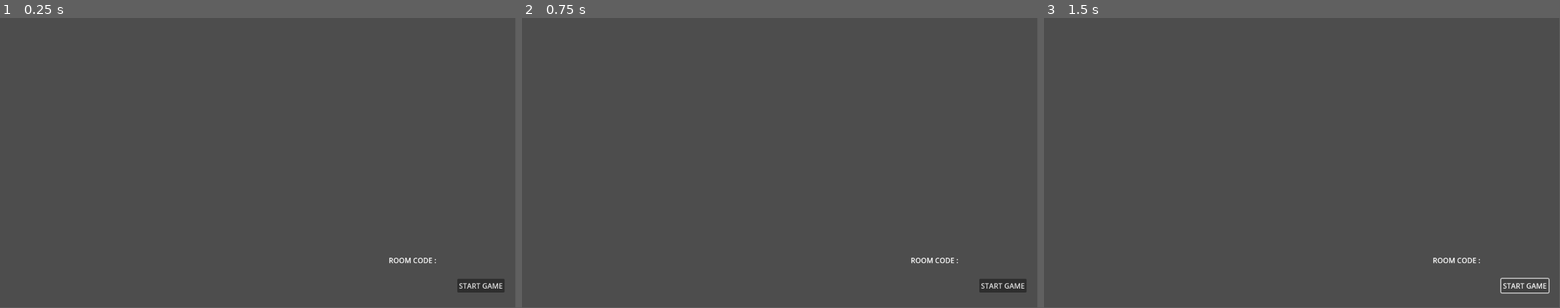
Above: before the commit, frames 1-3 (left to right).
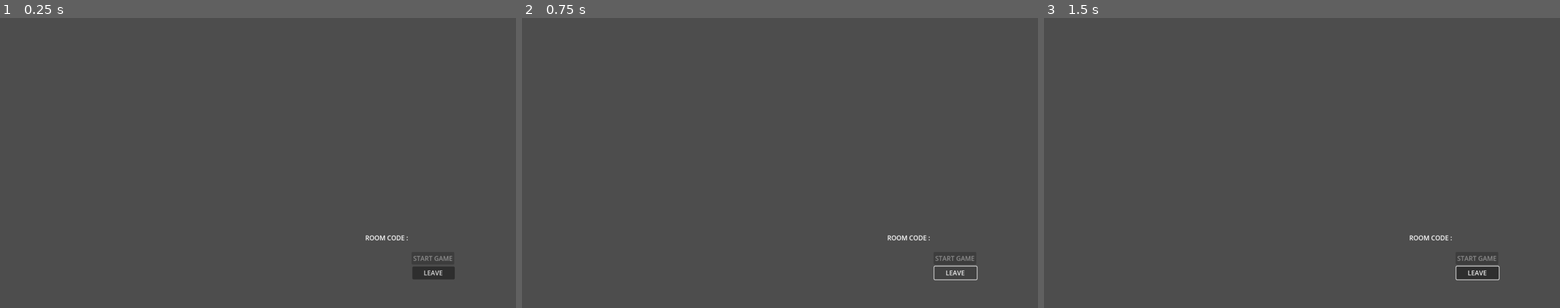
Above: after the commit, the same moments.

Repository: Maezaz1212/NatPunchthrough
Game: Godot game, scene res://SCENES/LOBBY/Multiplayer_Lobby.tscn
Same seed, same stepped clock (60 frames per second), same inputs: the game is played once before the commit and once after it. This scene is started directly instead of the project's main scene.
Inputs (mouse positions are in pixels of both pictures, inside the frame that each line leads up to):
- Up to frame 1 (0.25 s): no input
- Up to frame 2 (0.75 s): click (955, 273) at 0.5 s, where only the run after the commit has a clickable "LEAVE"
- Up to frame 3 (1.5 s): click (1523, 284) at 1.25 s, where only the run before the commit has a clickable "START GAME"
In our replay, the window is 799x449 before the commit and 800x450 after it. These sizes can differ from the game's own. Grey fills any space a smaller window leaves; there, only what the larger window draws over its background counts as a difference.

The runs differ from the first frame. In frame 1, 0.9% of the frame differs, in the area x 70-98%, y 74-95%; in frame 2, 0.7%; in frame 3, 0.8%.

Commit message:
Lobby functionality implemented

Diff:
--- a/SCENES/LOBBY/Multiplayer_Lobby.gd
+++ b/SCENES/LOBBY/Multiplayer_Lobby.gd
@@ -1,25 +1,40 @@
 extends Node2D
-
+@export var StartGameButton:Button
 
 # Called when the node enters the scene tree for the first time.
 func _ready():
 	GameManager.spawn_puppet_masters()
 	GameManager.SPAWN_PUPPET_SIGNAL.connect(spawn_player_customiser)
-	Relayconnect.game_started_rpc.rpc_id(0,false)
+	if Relayconnect.IS_HOST:
+		Relayconnect.game_started_rpc.rpc_id(0,false)
+		for puppet_master in get_tree().get_nodes_in_group("in_game"):
+			spawn_player_customiser(puppet_master)
 
-func spawn_player_customiser(puppet_master,remote_sender_id):
+
+func spawn_player_customiser(puppet_master):
 	var x_pos = get_tree().get_nodes_in_group("lobby_players").size() % 7 * 250
 	var y_pos = floor(get_tree().get_nodes_in_group("lobby_players").size() / 7) * 300
 
 	var player = GameManager.spawn_object("res://SCENES/LOBBY/lobby_player_customization.tscn",Vector2(x_pos,y_pos),0,puppet_master.name)
-	var network_node = player.get_node("NetworkVarSync")
-	network_node.owner_id = multiplayer.get_remote_sender_id()
+
 
 # Called every frame. 'delta' is the elapsed time since the previous frame.
 func _process(delta):
-	pass
+	if !Relayconnect.IS_HOST:
+		set_process(false)
+
+	if get_tree().get_nodes_in_group("lobby_players").size() >= 1:
+		StartGameButton.disabled = false
+	else:
+		StartGameButton.disabled = true
 
 
-func _on_button_button_down():
+
+func _on_start_game_button_down():
 	Relayconnect.game_started_rpc.rpc_id(0,true)
 	Relayconnect.call_rpc_room(GameManager.change_scene_rpc,["res://SCENES/RaceGame/GAME.tscn",false])
+
+
+
+func _on_leave_button_down():
+	Relayconnect.leave_command.rpc_id(0)
--- a/SCENES/LOBBY/Multiplayer_Lobby.tscn
+++ b/SCENES/LOBBY/Multiplayer_Lobby.tscn
@@ -3,10 +3,11 @@
 [ext_resource type="Script" path="res://SCENES/LOBBY/Multiplayer_Lobby.gd" id="1_qmw6p"]
 [ext_resource type="PackedScene" uid="uid://cndhnvf80jorl" path="res://SCENES/NETWORKING/room_code_display.tscn" id="2_tikey"]
 
-[node name="MultiplayerLobby" type="Node2D"]
+[node name="MultiplayerLobby" type="Node2D" node_paths=PackedStringArray("StartGameButton")]
 script = ExtResource("1_qmw6p")
+StartGameButton = NodePath("StartGame")
 
-[node name="Button" type="Button" parent="."]
+[node name="StartGame" type="Button" parent="."]
 anchors_preset = 2
 anchor_top = 1.0
 anchor_bottom = 1.0
@@ -18,9 +19,22 @@
 text = "START GAME"
 
 [node name="RoomCodeDisplay" parent="." instance=ExtResource("2_tikey")]
-offset_left = 869.0
-offset_top = 531.0
-offset_right = 1086.0
-offset_bottom = 571.0
+offset_left = 907.0
+offset_top = 537.0
+offset_right = 1124.0
+offset_bottom = 577.0
 
-[connection signal="button_down" from="Button" to="." method="_on_button_button_down"]
+[node name="Camera2D" type="Camera2D" parent="."]
+position = Vector2(641, 363)
+zoom = Vector2(1.5, 1.5)
+
+[node name="Leave" type="Button" parent="."]
+offset_left = 1024.0
+offset_top = 620.0
+offset_right = 1129.0
+offset_bottom = 652.0
+text = "LEAVE
+"
+
+[connection signal="button_down" from="StartGame" to="." method="_on_start_game_button_down"]
+[connection signal="button_down" from="Leave" to="." method="_on_leave_button_down"]
--- a/SCENES/LOBBY/lobby_name.gd
+++ b/SCENES/LOBBY/lobby_name.gd
@@ -2,6 +2,8 @@
 
 @export var lineEdit : LineEdit
 @export var alphabet_grid : FlowContainer
+@export var colour_grid : FlowContainer
+@export var disconnect_button : Button
 @export var TYPE_HERE_LABEL : RichTextLabel
 @export var controller := false
 var controller_id := 0
@@ -16,11 +18,19 @@
 	puppet_master = get_parent()
 	controller_id = puppet_master.device_id
 	controller = puppet_master.controller
+	lineEdit.text = puppet_master.player_name
+	$NetworkVarSync.owner_id = puppet_master.network_node.owner_id
 	puppet_master.add_to_group("in_game")
 
 	if !controller:
 		for child in alphabet_grid.get_children():
 			child.queue_free()
+		for child in colour_grid.get_children():
+			child.disabled = false
+			child.button_mask = MOUSE_BUTTON_MASK_LEFT
+
+		disconnect_button.disabled = false
+		disconnect_button.button_mask = MOUSE_BUTTON_MASK_LEFT
 		TYPE_HERE_LABEL.text = "TYPE HERE ^ ^ ^"
 
 	if !puppet_master.network_node.is_local_player:
@@ -55,10 +65,14 @@
 
 func buttonPressed():
 	match selected_button.text:
+		"A","B","C","D","E","F","G","H","I","J","K","L","M","N","O","P","Q","R",\
+		"S","T","U","V","W","X","Y","Z":
+			lineEdit.text += selected_button.text
 		"BACK":
 			lineEdit.text = lineEdit.text.left(lineEdit.text.length() - 1)
 		_:
-			lineEdit.text += selected_button.text
+
+			selected_button.button_down.emit()
 
 func onSelectedButtonChanged(new_button):
 	if controller:
@@ -72,3 +86,9 @@
 func _on_line_edit_text_changed(new_text):
 	print("NewText")
 	puppet_master.player_name = new_text
+
+
+func _on_disconnect_button_button_down():
+	puppet_master.remove_from_group("in_game")
+	queue_free()
+	pass # Replace with function body.
--- a/SCENES/LOBBY/lobby_player_customization.tscn
+++ b/SCENES/LOBBY/lobby_player_customization.tscn
@@ -3,7 +3,7 @@
 [ext_resource type="Script" path="res://SCENES/LOBBY/lobby_name.gd" id="1_f0jbx"]
 [ext_resource type="PackedScene" uid="uid://igx155esedds" path="res://SCENES/NETWORKING/network_var_sync.tscn" id="2_2ogvi"]
 
-[node name="Control" type="Control" node_paths=PackedStringArray("lineEdit", "alphabet_grid", "TYPE_HERE_LABEL", "prior_button", "selected_button")]
+[node name="Control" type="Control" node_paths=PackedStringArray("lineEdit", "alphabet_grid", "colour_grid", "disconnect_button", "TYPE_HERE_LABEL", "prior_button", "selected_button")]
 custom_minimum_size = Vector2(150, 0)
 layout_mode = 3
 anchors_preset = 15
@@ -16,6 +16,8 @@
 script = ExtResource("1_f0jbx")
 lineEdit = NodePath("LineEdit")
 alphabet_grid = NodePath("Keyboard")
+colour_grid = NodePath("ColourSelect")
+disconnect_button = NodePath("Disconnect_Button")
 TYPE_HERE_LABEL = NodePath("TypeHere")
 prior_button = NodePath("Keyboard/A")
 selected_button = NodePath("Keyboard/A")
@@ -34,7 +36,7 @@
 [node name="A" type="Button" parent="Keyboard"]
 custom_minimum_size = Vector2(30, 0)
 layout_mode = 2
-focus_neighbor_left = NodePath("../D")
+focus_neighbor_left = NodePath("../../ColourSelect/BLUE")
 focus_neighbor_top = NodePath("../Y")
 focus_neighbor_right = NodePath("../B")
 focus_neighbor_bottom = NodePath("../E")
@@ -66,7 +68,7 @@
 layout_mode = 2
 focus_neighbor_left = NodePath("../C")
 focus_neighbor_top = NodePath("../BACK")
-focus_neighbor_right = NodePath("../A")
+focus_neighbor_right = NodePath("../../ColourSelect/RED")
 focus_neighbor_bottom = NodePath("../H")
 disabled = true
 text = "D"
@@ -74,7 +76,7 @@
 [node name="E" type="Button" parent="Keyboard"]
 custom_minimum_size = Vector2(30, 0)
 layout_mode = 2
-focus_neighbor_left = NodePath("../H")
+focus_neighbor_left = NodePath("../../ColourSelect/PURPLE")
 focus_neighbor_top = NodePath("../A")
 focus_neighbor_right = NodePath("../F")
 focus_neighbor_bottom = NodePath("../I")
@@ -108,7 +110,7 @@
 layout_mode = 2
 focus_neighbor_left = NodePath("../G")
 focus_neighbor_top = NodePath("../D")
-focus_neighbor_right = NodePath("../E")
+focus_neighbor_right = NodePath("../../ColourSelect/PURPLE")
 focus_neighbor_bottom = NodePath("../L")
 disabled = true
 text = "H"
@@ -276,7 +278,7 @@
 [node name="Y" type="Button" parent="Keyboard"]
 custom_minimum_size = Vector2(30, 0)
 layout_mode = 2
-focus_neighbor_left = NodePath("../BACK")
+focus_neighbor_left = NodePath("../../Disconnect_Button")
 focus_neighbor_top = NodePath("../U")
 focus_neighbor_right = NodePath("../Z")
 focus_neighbor_bottom = NodePath("../A")
@@ -298,7 +300,7 @@
 layout_mode = 2
 focus_neighbor_left = NodePath("../Z")
 focus_neighbor_top = NodePath("../W")
-focus_neighbor_right = NodePath("../Y")
+focus_neighbor_right = NodePath("../../Disconnect_Button")
 focus_neighbor_bottom = NodePath("../C")
 disabled = true
 text = "BACK"
@@ -312,16 +314,28 @@
 
 [node name="RED" type="Button" parent="ColourSelect"]
 layout_mode = 2
+focus_neighbor_left = NodePath("../../Keyboard/D")
+focus_neighbor_top = NodePath("../../Disconnect_Button")
+focus_neighbor_right = NodePath("../BLUE")
+focus_neighbor_bottom = NodePath("../PURPLE")
 disabled = true
 text = "RED"
 
 [node name="BLUE" type="Button" parent="ColourSelect"]
 layout_mode = 2
+focus_neighbor_left = NodePath("../RED")
+focus_neighbor_top = NodePath("../../Disconnect_Button")
+focus_neighbor_right = NodePath("../../Keyboard/A")
+focus_neighbor_bottom = NodePath("../PURPLE")
 disabled = true
 text = "BLUE"
 
 [node name="PURPLE" type="Button" parent="ColourSelect"]
 layout_mode = 2
+focus_neighbor_left = NodePath("../../Keyboard/H")
+focus_neighbor_top = NodePath("../RED")
+focus_neighbor_right = NodePath("../../Keyboard/E")
+focus_neighbor_bottom = NodePath("../../Disconnect_Button")
 disabled = true
 text = "PURPLE"
 
@@ -340,4 +354,19 @@
 offset_right = 138.0
 offset_bottom = 73.0
 
+[node name="Disconnect_Button" type="Button" parent="."]
+layout_mode = 0
+offset_left = 144.0
+offset_top = 236.0
+offset_right = 254.0
+offset_bottom = 267.0
+focus_neighbor_left = NodePath("../Keyboard/BACK")
+focus_neighbor_top = NodePath("../ColourSelect/PURPLE")
+focus_neighbor_right = NodePath("../Keyboard/Y")
+focus_neighbor_bottom = NodePath("../ColourSelect/RED")
+disabled = true
+button_mask = 0
+text = "DISCONNECT"
+
 [connection signal="text_changed" from="LineEdit" to="." method="_on_line_edit_text_changed"]
+[connection signal="button_down" from="Disconnect_Button" to="." method="_on_disconnect_button_button_down"]
--- a/SCENES/MainMenu/MainMenu.tscn
+++ b/SCENES/MainMenu/MainMenu.tscn
@@ -21,10 +21,10 @@
 anchor_top = 0.5
 anchor_right = 0.5
 anchor_bottom = 0.5
-offset_left = -22.5
-offset_top = 55.0
-offset_right = 28.5
-offset_bottom = 86.0
+offset_left = 49.5
+offset_top = -68.0
+offset_right = 100.5
+offset_bottom = -37.0
 grow_horizontal = 2
 grow_vertical = 2
 disabled = true
@@ -37,10 +37,10 @@
 anchor_top = 0.5
 anchor_right = 0.5
 anchor_bottom = 0.5
-offset_left = -15.5
-offset_top = 97.5
-offset_right = 27.5
-offset_bottom = 128.5
+offset_left = 56.5
+offset_top = -25.5
+offset_right = 99.5
+offset_bottom = 5.5
 grow_horizontal = 2
 grow_vertical = 2
 disabled = true
@@ -53,20 +53,24 @@
 anchor_top = 0.5
 anchor_right = 0.5
 anchor_bottom = 0.5
-offset_left = -23.5
-offset_top = 145.0
-offset_right = 43.5625
-offset_bottom = 176.0
+offset_left = 48.5
+offset_top = 22.0
+offset_right = 115.563
+offset_bottom = 53.0
 grow_horizontal = 2
 grow_vertical = 2
 
 [node name="RichTextLabel" type="RichTextLabel" parent="Control"]
 layout_mode = 0
-offset_left = 399.0
-offset_top = 198.0
-offset_right = 740.0
-offset_bottom = 238.0
+offset_left = 384.0
+offset_top = 53.0
+offset_right = 725.0
+offset_bottom = 93.0
 text = "CONNECTING"
+
+[node name="Camera2D" type="Camera2D" parent="."]
+position = Vector2(648, 359)
+zoom = Vector2(1.5, 1.5)
 
 [connection signal="button_down" from="Control/HOST" to="." method="_on_host_button_down"]
 [connection signal="button_down" from="Control/JOIN" to="." method="_on_join_button_down"]
--- a/SCENES/MainMenu/SceneSpawner.tscn
+++ /dev/null
@@ -1,6 +0,0 @@
-[gd_scene load_steps=2 format=3 uid="uid://2jtl5rupvxnj"]
-
-[ext_resource type="Script" path="res://SCENES/MainMenu/SceneSpawner.gd" id="1_ha4xt"]
-
-[node name="SceneSpawner" type="Node2D"]
-script = ExtResource("1_ha4xt")
--- a/SCENES/RaceGame/GAME.tscn
+++ b/SCENES/RaceGame/GAME.tscn
@@ -29,12 +29,16 @@
 [sub_resource type="RectangleShape2D" id="RectangleShape2D_f8aet"]
 size = Vector2(196, 850)
 
-[node name="GAME" type="Node2D" node_paths=PackedStringArray("textLabel", "WALLOFDEATH", "DOOR", "Game_message")]
+[sub_resource type="RectangleShape2D" id="RectangleShape2D_pa4d7"]
+size = Vector2(20, 517)
+
+[node name="GAME" type="Node2D" node_paths=PackedStringArray("textLabel", "WALLOFDEATH", "DOOR", "Game_message", "LobbyButton")]
 script = ExtResource("1_lue75")
 textLabel = NodePath("PlayerStartArea/RichTextLabel")
 WALLOFDEATH = NodePath("WALLOFDEATH")
 DOOR = NodePath("DOOR")
 Game_message = NodePath("WALLOFDEATH/GameMessage")
+LobbyButton = NodePath("Control/Lobby Button")
 
 [node name="LobbyGround" type="StaticBody2D" parent="."]
 position = Vector2(557.705, 500)
@@ -51,16 +55,27 @@
 [node name="Control" type="Control" parent="."]
 layout_mode = 3
 anchors_preset = 0
-offset_right = 40.0
-offset_bottom = 40.0
+offset_left = 312.0
+offset_top = 561.0
+offset_right = 352.0
+offset_bottom = 601.0
 
 [node name="Leave Button" type="Button" parent="Control"]
 layout_mode = 0
-offset_left = 820.0
-offset_top = 551.0
-offset_right = 876.0
-offset_bottom = 582.0
-text = "LEAVE"
+offset_left = -25.0
+offset_top = 2.0
+offset_right = 81.0
+offset_bottom = 33.0
+text = "LEAVE GAME"
+
+[node name="Lobby Button" type="Button" parent="Control"]
+layout_mode = 0
+offset_left = -24.0
+offset_top = -37.0
+offset_right = 125.0
+offset_bottom = -6.0
+disabled = true
+text = "Return To Lobby"
 
 [node name="DOOR" type="StaticBody2D" parent="."]
 position = Vector2(851, 501)
@@ -135,6 +150,7 @@
 shape = SubResource("RectangleShape2D_idjkw")
 
 [node name="WALLOFDEATH" type="Area2D" parent="."]
+position = Vector2(164, 8)
 script = ExtResource("5_gnxqn")
 
 [node name="Sprite2D" type="Sprite2D" parent="WALLOFDEATH"]
@@ -143,9 +159,10 @@
 texture = ExtResource("2_vl1qh")
 
 [node name="Camera2D" type="Camera2D" parent="WALLOFDEATH"]
-position = Vector2(550, 324.5)
+position = Vector2(548, 331)
 scale = Vector2(1, 4.245)
 offset = Vector2(29.67, 0)
+zoom = Vector2(2, 2)
 script = ExtResource("6_iaqfd")
 
 [node name="CollisionShape2D" type="CollisionShape2D" parent="WALLOFDEATH"]
@@ -167,7 +184,15 @@
 NodePath(".."): ["global_position"]
 }
 
+[node name="StaticBody2D" type="StaticBody2D" parent="WALLOFDEATH"]
+position = Vector2(90, -1)
+
+[node name="CollisionShape2D" type="CollisionShape2D" parent="WALLOFDEATH/StaticBody2D"]
+position = Vector2(0, 248.5)
+shape = SubResource("RectangleShape2D_pa4d7")
+
 [connection signal="button_down" from="Control/Leave Button" to="." method="_on_leave_button_button_down"]
+[connection signal="button_down" from="Control/Lobby Button" to="." method="_on_lobby_button_button_down"]
 [connection signal="body_entered" from="PlayerStartArea" to="PlayerStartArea" method="_on_body_entered"]
 [connection signal="body_exited" from="PlayerStartArea" to="PlayerStartArea" method="_on_body_exited"]
 [connection signal="body_entered" from="FINISHLine" to="FINISHLine" method="_on_body_entered"]
--- a/SCRIPTS/Game_Room.gd
+++ b/SCRIPTS/Game_Room.gd
@@ -4,6 +4,7 @@
 @export var WALLOFDEATH : Node2D
 @export var DOOR : Node2D
 @export var Game_message : RichTextLabel
+@export var LobbyButton : Button
 var players_in_start_box := 0
 var race_started =false
 var game_started = true
@@ -13,7 +14,7 @@
 	if !Relayconnect.IS_HOST:
 		return
 
-
+	LobbyButton.disabled = false
 	var i = 0
 
 	for puppet_master in get_tree().get_nodes_in_group("in_game"):
@@ -21,6 +22,8 @@
 		var network_node = player.get_node("NetworkVarSync")
 		network_node.owner_id = puppet_master.network_node.owner_id
 		i += 2
+
+
 func _process(delta):
 	if !Relayconnect.IS_HOST:
 		set_process(false)
@@ -42,6 +45,7 @@
 
 
 func end_race_game(end_message : String):
+	race_started = false
 	WALLOFDEATH.velocity = Vector2.ZERO
 	Game_message.text = end_message
 	await get_tree().create_timer(5.0).timeout
@@ -52,3 +56,8 @@
 
 func _on_leave_button_button_down():
 	Relayconnect.leave_command.rpc_id(0)
+
+
+func _on_lobby_button_button_down():
+	if Relayconnect.IS_HOST:
+		Relayconnect.call_rpc_room(GameManager.change_scene_rpc,["res://SCENES/LOBBY/Multiplayer_Lobby.tscn",false])
--- a/SCRIPTS/Lobby.gd
+++ b/SCRIPTS/Lobby.gd
@@ -12,7 +12,8 @@
 	Relayconnect.HOST_FAIL.connect(_on_host_fail)
 	Relayconnect.ON_RELAY_SERVER_FAIL.connect(_on_relay_server_fail)
 	Relayconnect.ON_RELAY_SERVER_CONNECT.connect(_on_relay_server_connect)
-
+	if Relayconnect.connected:
+		_on_relay_server_connect()
 
 
 
@@ -20,13 +21,14 @@
 	Relayconnect.call_rpc_room(GameManager.change_scene_rpc,["res://SCENES/LOBBY/Multiplayer_Lobby.tscn",true])
 
 func _on_host_fail():
+	MessageLabel.text = "HOST FAILED"
 	print("HOST FAIL")
 
 func _on_join_success():
 	print("JOIN SUCCESS")
 
 func _on_join_fail(error_message):
-	print(error_message)
+	MessageLabel.text = "JOIN FAILED : %s" %error_message
 	print("JOIN FAIL")
 
 func _on_relay_server_connect():
--- a/SCRIPTS/PLAYER.gd
+++ b/SCRIPTS/PLAYER.gd
@@ -88,5 +88,6 @@
 		get_node("CollisionShape2D").set_deferred("disabled",false)
 	is_dead = dead
 
+
 func onPlayerNameChanged(new_player_name):
 	NameLabel.text = "[center]%s[/center]" %new_player_name
--- a/SCRIPTS/Puppet_Master.gd
+++ b/SCRIPTS/Puppet_Master.gd
@@ -122,7 +122,7 @@
 @rpc("any_peer","call_local","reliable")
 func ButtonSignalCall(signalName):
 	if get_child_count() < 2 && Relayconnect.IS_HOST:
-		GameManager.SPAWN_PUPPET_SIGNAL.emit(self,multiplayer.get_remote_sender_id())
+		GameManager.SPAWN_PUPPET_SIGNAL.emit(self)
 
 		return
 
--- a/SCRIPTS/RELAYCONNECT.gd
+++ b/SCRIPTS/RELAYCONNECT.gd
@@ -10,6 +10,7 @@
 signal ON_RELAY_SERVER_DISCONNECT()
 
 signal NETWORK_TICK(unix_time)
+var connected = false
 var network_ticking_started := false
 @export var typed_room_code= ""
 var ROOM_DATA := {}
@@ -44,13 +45,16 @@
 
 func _on_connected_to_server():
 	_resgister_player.rpc_id(0)
+	connected = true
 	ON_RELAY_SERVER_CONNECT.emit()
 
 func _on_connected_fail():
+	connected = false
 	ON_RELAY_SERVER_FAIL.emit()
 
 func _on_server_disconnected():
-	GameManager.change_scene_rpc("res://SCENES/LOBBY/Lobby.tscn",true)
+	connected = false
+	GameManager.change_scene_rpc("res://SCENES/MainMenu/MainMenu.tscn",true)
 	ROOM_DATA = {}
 	ROOM_CODE = ""
 	IS_HOST = false
@@ -130,7 +134,7 @@
 		child.queue_free()
 	IS_HOST = false
 	HOST_ID = 0
-	get_tree().change_scene_to_file("res://SCENES/LOBBY/Lobby.tscn")
+	get_tree().change_scene_to_file("res://SCENES/MainMenu/MainMenu.tscn")
 
 @rpc("any_peer","call_remote","reliable")
 func _resgister_player():
--- a/SCRIPTS/network_var_sync.gd
+++ b/SCRIPTS/network_var_sync.gd
@@ -19,7 +19,7 @@
 @export var owner_id = 0 : set  = onOwnerIdChange
 func onOwnerIdChange(new_id):
 	owner_id = new_id
-
+	print("OWNER_ID CHANGE")
 	if owner_id == multiplayer.get_unique_id():
 		is_local_player = true
 	else:
@@ -41,7 +41,7 @@
 # Called when the node enters the scene tree for the first time.
 func _ready():
 	parent = get_parent()
-	always_server_sync_vars["."] = ["owner_id"]
+	reliable_sync_vars["."] = ["owner_id"]
 	var i = 0;
 	for key in reliable_sync_vars:
 		node_array.append(get_node(key))
@@ -140,11 +140,14 @@
 
 @rpc("any_peer","call_remote","reliable")
 func on_spawn_sync():
+
 	var sender_id = multiplayer.get_remote_sender_id()
 	if sender_id == 0:
+		print("SHOULD NOT BE HERE")
 		sender_id = multiplayer.get_unique_id()
+
 	reliable_sync.rpc_id(sender_id,prior_value_dictionary_reliable)
-	reliable_sync.rpc_id(sender_id,[prior_value_dictionary_server])
+	reliable_sync.rpc_id(sender_id,prior_value_dictionary_server)
 	unreliable_sync.rpc_id(sender_id,prior_value_dictionary_unreliable)
 
 
@@ -154,7 +157,8 @@
 	for key in sync_dict:
 		for variable in sync_dict[key]:
 			var node = node_array[key]
-			node.set(variable,sync_dict[key][variable])
+			if node.get(variable) != sync_dict[key][variable]:
+				node.set(variable,sync_dict[key][variable])
 
 
 @rpc("any_peer","call_remote","unreliable_ordered")
@@ -167,4 +171,5 @@
 					if node.get(variable).distance_to(sync_dict[key][variable]) > 50:
 						node.set(variable,sync_dict[key][variable])
 				_:
-					node.set(variable,sync_dict[key][variable])
+					if node.get(variable) != sync_dict[key][variable]:
+						node.set(variable,sync_dict[key][variable])
--- a/project.godot
+++ b/project.godot
@@ -19,6 +19,13 @@
 
 Relayconnect="*res://SCRIPTS/RELAYCONNECT.gd"
 GameManager="*res://SCRIPTS/GAME_MANAGER.gd"
+
+[display]
+
+window/size/viewport_width=1920
+window/size/viewport_height=1080
+window/size/resizable=false
+window/stretch/mode="viewport"
 
 [dotnet]
 
Not shown: 1 places in SCENES/RaceGame/GAME.tscn that only renumber resources
